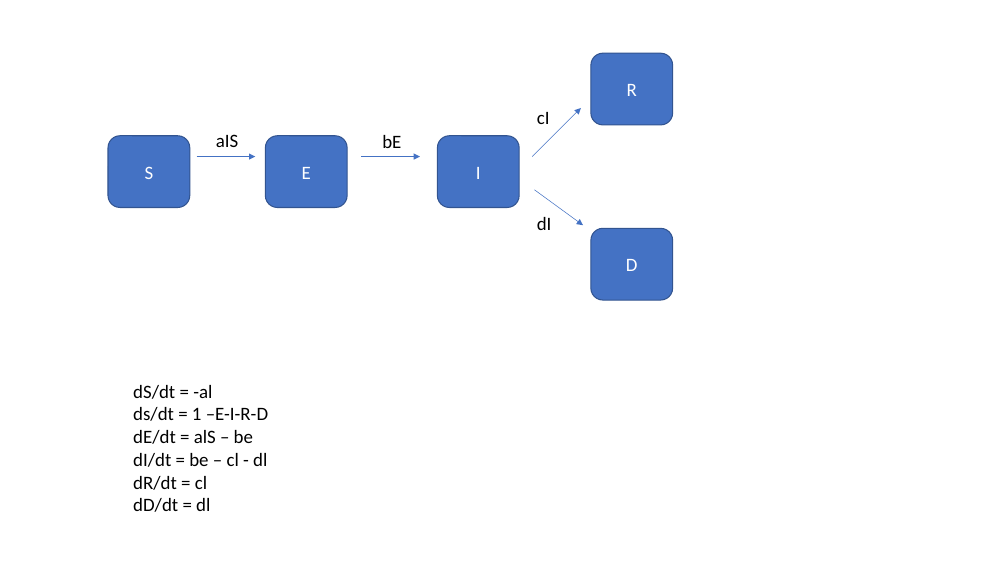
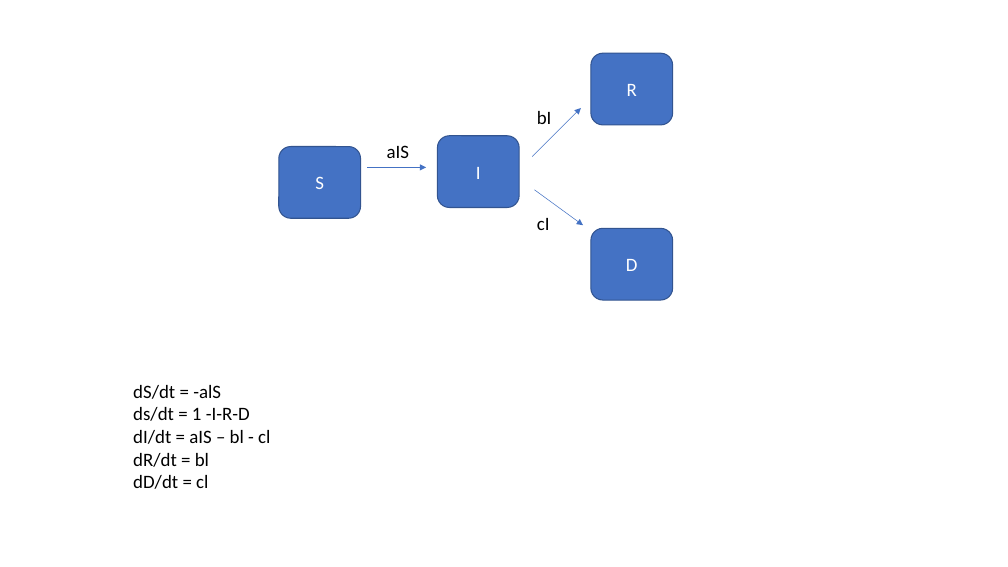
Before and after one commit to entitledcoders/kie2003-pandemic, a slide deck: slide 1 of Reference/Model Figure.pptx. Drawn at 1008x567 pixels with LibreOffice and Linux fonts; fonts in the diff are those of the drawing. Boxes give left, top, right and bottom in pixels: in the first picture for what was removed or moved away, otherwise in the second. Text is boxed around its words. In the diff, an @@ line names an element or a change of style, - is before the commit and + after.

```diff
--- a/Reference/Model Figure.pptx
+++ b/Reference/Model Figure.pptx
@@ text at (537,111,552,124): text changed @@
-cI
+bI
@@ rounded rectangle removed at (265,136,347,208) @@
-E
@@ text removed at (382,135,401,148) @@
-bE
@@ arrow removed from (361, 157) to (420, 157) @@
@@ 1 rounded rectangle, 1 text, 1 arrow: place and size @@
-1 rounded rectangle, 1 text, 1 arrow at (108,134,256,208)
+1 rounded rectangle, 1 text, 1 arrow at (279,145,426,219)
@@ text at (537,218,550,230): text changed @@
-dI
+cI
@@ text at (133,385,270,489): text changed @@
-dS/dt = -al
-ds/dt = 1 –E-I-R-D
-dE/dt = alS – be
-dI/dt = be – cl - dl
-dR/dt = cl
-dD/dt = dl
+dS/dt = -alS
+ds/dt = 1 -I-R-D
+dI/dt = aIS – bl - cl
+dR/dt = bl
+dD/dt = cl
```
Also in this commit, not shown: 5 other files.
